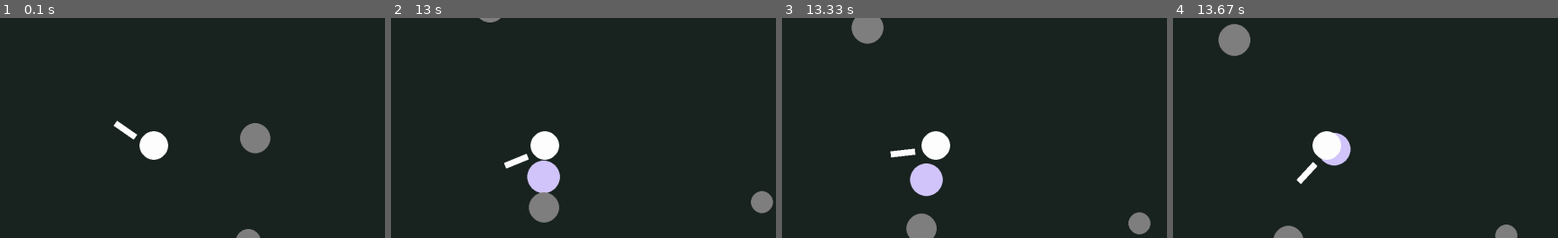
Above: before the commit, frames 1-4 (left to right).
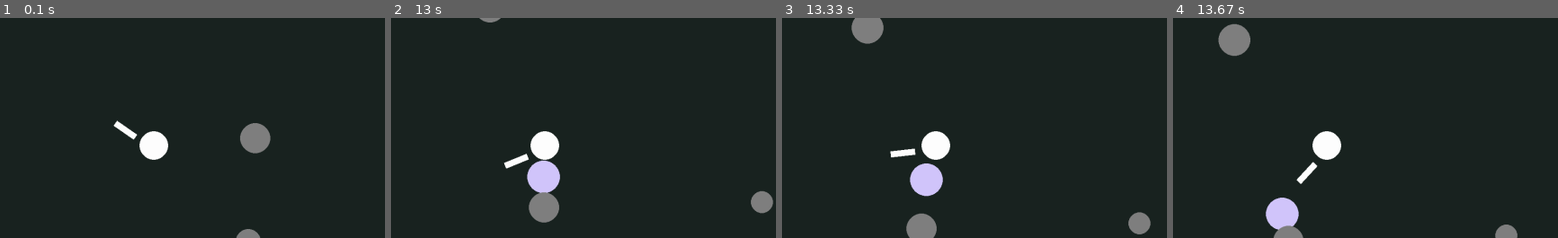
Above: after the commit, the same moments.

Repository: ZanCrnivec/praksa-pygame
Game: pygame game, started from praksa_igra.py
Two runs of this game, one before a commit and one after it. Both use one fixed random seed, a clock stepped at 60 frames per second and the inputs below.
Inputs (mouse positions are % of the whole screen's width and height, from its top left):
- Up to frame 1 (0.1 s): no input
- Up to frame 2 (13 s): hold Space 0.33-0.8 s; hold W 0.33-0.8 s; move the mouse to (33, 64) at 0.37 s; click (27, 29) at 0.88 s; hold W 1.17-1.63 s; click (24, 29) at 1.25 s; hold D 1.67-2.3 s; click (55, 28) at 1.75 s; hold S 2.33-2.7 s; click (79, 58) at 2.42 s; hold A 2.73-3.2 s; click (24, 78) at 2.82 s; hold D 3.23-3.7 s; click (79, 69) at 3.32 s; hold W 3.73-4.03 s; click (33, 77) at 3.82 s; hold D 4.07-4.53 s; click (58, 45) at 4.15 s; hold A 4.57-5.1 s; click (38, 21) at 4.65 s; hold S 5.13-5.43 s; click (91, 64) at 5.22 s; hold A 5.47-5.87 s; click (23, 63) at 5.55 s; hold W 5.9-6.27 s; click (29, 52) at 5.98 s; hold D 6.3-6.93 s; click (61, 42) at 6.38 s; hold S 6.97-7.33 s; click (31, 30) at 7.05 s; hold A 7.37-7.83 s; click (18, 61) at 7.45 s; hold D 7.87-8.33 s; click (70, 83) at 7.95 s; hold W 8.37-8.67 s; click (77, 76) at 8.45 s; hold D 8.7-9.17 s; click (46, 78) at 8.78 s; hold A 9.2-9.73 s; click (29, 77) at 9.28 s; hold S 9.77-10.07 s; click (23, 86) at 9.85 s; hold A 10.1-10.5 s; click (29, 59) at 10.18 s; hold W 10.53-10.9 s; click (41, 67) at 10.62 s; hold D 10.93-11.57 s; move the mouse to (26, 64) at 10.97 s; click (26, 64) at 11.02 s; hold S 11.6-11.97 s; move the mouse to (18, 61) at 11.63 s; click (18, 61) at 11.68 s; hold A 12-12.47 s; click (16, 45) at 12.08 s; hold D 12.5-12.97 s; click (13, 88) at 12.58 s
- Up to frame 3 (13.33 s): hold W 13-13.3 s; click (34, 57) at 13.08 s
- Up to frame 4 (13.67 s): hold D from 13.33 s (still down); click (42, 76) at 13.42 s
The pictures show only the part of the screen within x 33-83%, y 21-71%; the shares and areas given below are measured in that part.

Frames 1-3 are identical in both runs. In frame 4, 1.4% of the frame differs, in the area x 24-47%, y 52-97%.

Commit message:
Update praksa_igra.py

Diff:
--- a/praksa_igra.py
+++ b/praksa_igra.py
@@ -11,29 +11,26 @@
 
 player_x, player_y = WIDTH // 2, HEIGHT // 2
 player_speed = 5
-dash_speed = 50  # Dash speed
-dash_cooldown = 500  # Cooldown time in milliseconds
-last_dash_time = 0  # Last time the player dashed
+dash_speed = 50
+dash_cooldown = 500
+last_dash_time = 0
 is_dashing = False
-dash_direction = (0, 0)  # Direction of the dash
+dash_direction = (0, 0)
 
 camera_x, camera_y = player_x, player_y
 
-# Thrust variables
 sword_thrust = False
 thrust_velocity = 0
 thrust_distance = 0
-
-# For world sag effect
+sword_hit_enemies = set()
+
 world_offset_x = 0
 world_offset_y = 0
 
 stones = [(random.randint(-2000, 2000), random.randint(-2000, 2000), random.randint(10, 50)) for _ in range(80)]
 
-# Player sword damage
-sword_damage = 20
-
-# Enemy Class
+sword_damage = 1
+
 class Enemy:
     def __init__(self, x, y, speed, damage, color, size, hp):
         self.x = x
@@ -44,9 +41,12 @@
         self.size = size
         self.hp = hp
         self.knockback = 0
+        self.knockback_velocity = 0
+        self.knockback_direction = (0, 0)
+        self.knockback_deceleration = 0.9
+        self.id = id(self)
 
     def move_towards_player(self, player_x, player_y):
-        # Calculate the direction vector towards the player
         dx = player_x - self.x
         dy = player_y - self.y
         distance = math.sqrt(dx**2 + dy**2)
@@ -55,19 +55,26 @@
             dx /= distance
             dy /= distance
 
-        # Move the enemy towards the player
-        self.x += dx * self.speed
-        self.y += dy * self.speed
-
-        # Apply knockback effect if any
         if self.knockback > 0:
-            self.x += dx * self.knockback
-            self.y += dy * self.knockback
-            self.knockback = 1  # Reduce knockback over time
-
-    def take_damage(self, damage):
+            self.x += self.knockback_direction[0] * self.knockback_velocity
+            self.y += self.knockback_direction[1] * self.knockback_velocity
+            self.knockback_velocity *= self.knockback_deceleration
+            if self.knockback_velocity < 1:
+                self.knockback = 0
+        else:
+            self.x += dx * self.speed
+            self.y += dy * self.speed
+
+    def take_damage(self, damage, player_x, player_y):
         self.hp -= damage
-        self.knockback = 10  # Apply knockback when hit
+        if self.hp > 0:
+            knockback_dx = self.x - player_x
+            knockback_dy = self.y - player_y
+            knockback_distance = math.sqrt(knockback_dx**2 + knockback_dy**2)
+            if knockback_distance != 0:
+                self.knockback_direction = (knockback_dx / knockback_distance, knockback_dy / knockback_distance)
+            self.knockback = 10
+            self.knockback_velocity = 10
 
     def draw(self):
         pygame.draw.circle(screen, self.color, (int(self.x - camera_x + WIDTH // 2), int(self.y - camera_y + HEIGHT // 2)), self.size)
@@ -75,22 +82,18 @@
     def is_alive(self):
         return self.hp > 0
 
-# Enemy spawn timer
-enemy_spawn_time = 3000  # Time in milliseconds (3 seconds)
+enemy_spawn_time = 3000
 last_spawn_time = 0
 enemies = []
 
 def spawn_enemy():
-    # Randomly spawn enemies at a certain position with random attributes
     x = random.randint(-2000, 2000)
     y = random.randint(-2000, 2000)
-    speed = random.uniform(0.5, 3)  # Random speed for the enemy
-    damage = random.randint(10, 20)  # Random damage value
-    color = (random.randint(100, 255), random.randint(100, 255), random.randint(100, 255))  # Random color
-    size = random.randint(30, 50)  # Random size
-    hp = random.randint(50, 100)  # Random HP for the enemy
-
-    # Create a new enemy and add it to the list
+    speed = random.uniform(0.5, 3)
+    damage = random.randint(10, 20)
+    color = (random.randint(100, 255), random.randint(100, 255), random.randint(100, 255))
+    size = random.randint(30, 50)
+    hp = 3
     enemy = Enemy(x, y, speed, damage, color, size, hp)
     enemies.append(enemy)
 
@@ -102,15 +105,16 @@
     if keys[pygame.K_d]: player_x += player_speed
 
 def update_sword(player_draw_x, player_draw_y):
-    global sword_thrust, thrust_velocity, thrust_distance
+    global sword_thrust, thrust_velocity, thrust_distance, sword_hit_enemies
 
     if sword_thrust:
         thrust_distance += thrust_velocity
-        thrust_velocity -= 1.5  # faster deceleration
+        thrust_velocity -= 1.5
         if thrust_distance <= 0:
             sword_thrust = False
             thrust_velocity = 0
             thrust_distance = 0
+            sword_hit_enemies.clear()
 
     mouse_x, mouse_y = pygame.mouse.get_pos()
     angle = math.atan2(mouse_x - player_draw_x, mouse_y - player_draw_y)
@@ -125,12 +129,14 @@
     )
     screen.blit(sword_rotated, sword_rect.topleft)
 
-    # Check if sword collides with enemies
-    sword_rect_center = sword_rect.center
-    for enemy in enemies:
-        enemy_rect = pygame.Rect(int(enemy.x - camera_x + WIDTH // 2 - enemy.size), int(enemy.y - camera_y + HEIGHT // 2 - enemy.size), enemy.size * 2, enemy.size * 2)
-        if sword_rect.colliderect(enemy_rect) and sword_thrust:
-            enemy.take_damage(sword_damage)
+    if sword_thrust and thrust_velocity > 0:
+        for enemy in enemies:
+            enemy_rect = pygame.Rect(int(enemy.x - camera_x + WIDTH // 2 - enemy.size),
+                                     int(enemy.y - camera_y + HEIGHT // 2 - enemy.size),
+                                     enemy.size * 2, enemy.size * 2)
+            if sword_rect.colliderect(enemy_rect) and enemy.id not in sword_hit_enemies:
+                enemy.take_damage(sword_damage, player_x, player_y)
+                sword_hit_enemies.add(enemy.id)
 
 def draw_stones():
     for stone in stones:
@@ -153,12 +159,10 @@
                 thrust_distance = 0
         if event.type == pygame.KEYDOWN:
             if event.key == pygame.K_SPACE:
-                # Only allow dash if moving (i.e., player is pressing movement keys)
                 if any([pygame.key.get_pressed()[pygame.K_w],
                         pygame.key.get_pressed()[pygame.K_s],
                         pygame.key.get_pressed()[pygame.K_a],
                         pygame.key.get_pressed()[pygame.K_d]]):
-                    # Check cooldown before dashing
                     current_time = pygame.time.get_ticks()
                     if current_time - last_dash_time >= dash_cooldown:
                         is_dashing = True
@@ -169,9 +173,8 @@
     if is_dashing:
         player_x += dash_direction[0] * dash_speed * 7
         player_y += dash_direction[1] * dash_speed * 7
-        is_dashing = False  # Reset dash after one use
-
-# === Main Game Loop ===
+        is_dashing = False
+
 running = True
 while running:
     screen.fill((26, 36, 33))
@@ -179,38 +182,33 @@
     keys = pygame.key.get_pressed()
     handle_movement(keys)
 
-    # Track the direction of movement
     direction_x, direction_y = 0, 0
     if keys[pygame.K_w]: direction_y -= 1
     if keys[pygame.K_s]: direction_y += 1
     if keys[pygame.K_a]: direction_x -= 1
     if keys[pygame.K_d]: direction_x += 1
 
-    # Normalize direction to ensure consistent dash speed
     if direction_x != 0 or direction_y != 0:
         length = math.sqrt(direction_x**2 + direction_y**2)
         dash_direction = (direction_x / length, direction_y / length)
 
-    # Dash if space is pressed and the player is moving
     dash()
 
-    # Spawn enemies every 3 seconds
     current_time = pygame.time.get_ticks()
     if current_time - last_spawn_time >= enemy_spawn_time:
         spawn_enemy()
         last_spawn_time = current_time
 
-    # Update and draw enemies
     for enemy in enemies:
         enemy.move_towards_player(player_x, player_y)
         enemy.draw()
 
-    # Smooth camera follow
+    enemies = [enemy for enemy in enemies if enemy.is_alive()]
+
     follow_speed = 0.08
     camera_x += (player_x - camera_x) * follow_speed
     camera_y += (player_y - camera_y) * follow_speed
 
-    # === Smooth world offset (sag effect) ===
     target_offset_x = (camera_x - player_x) * 0
     target_offset_y = (camera_y - player_y) * 0
 
